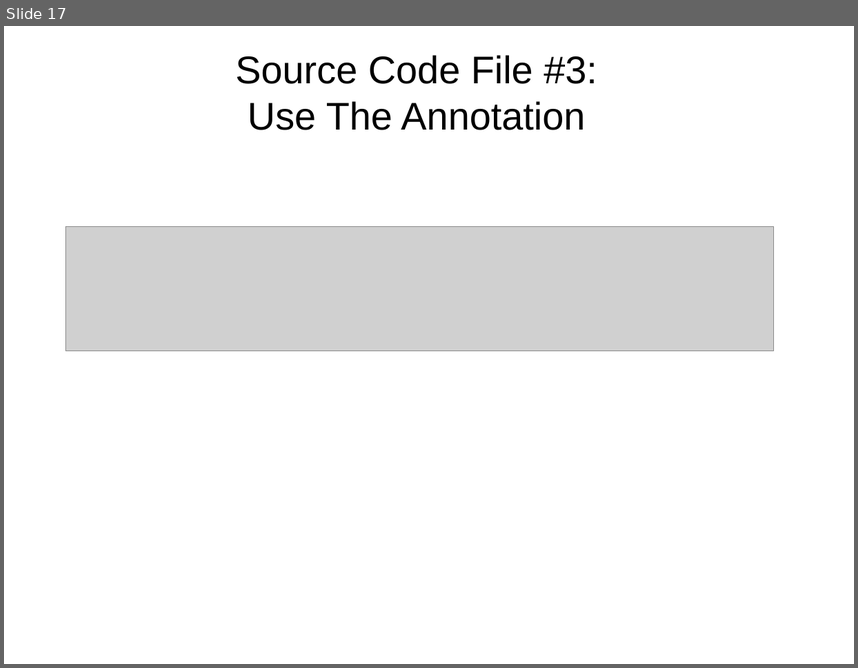
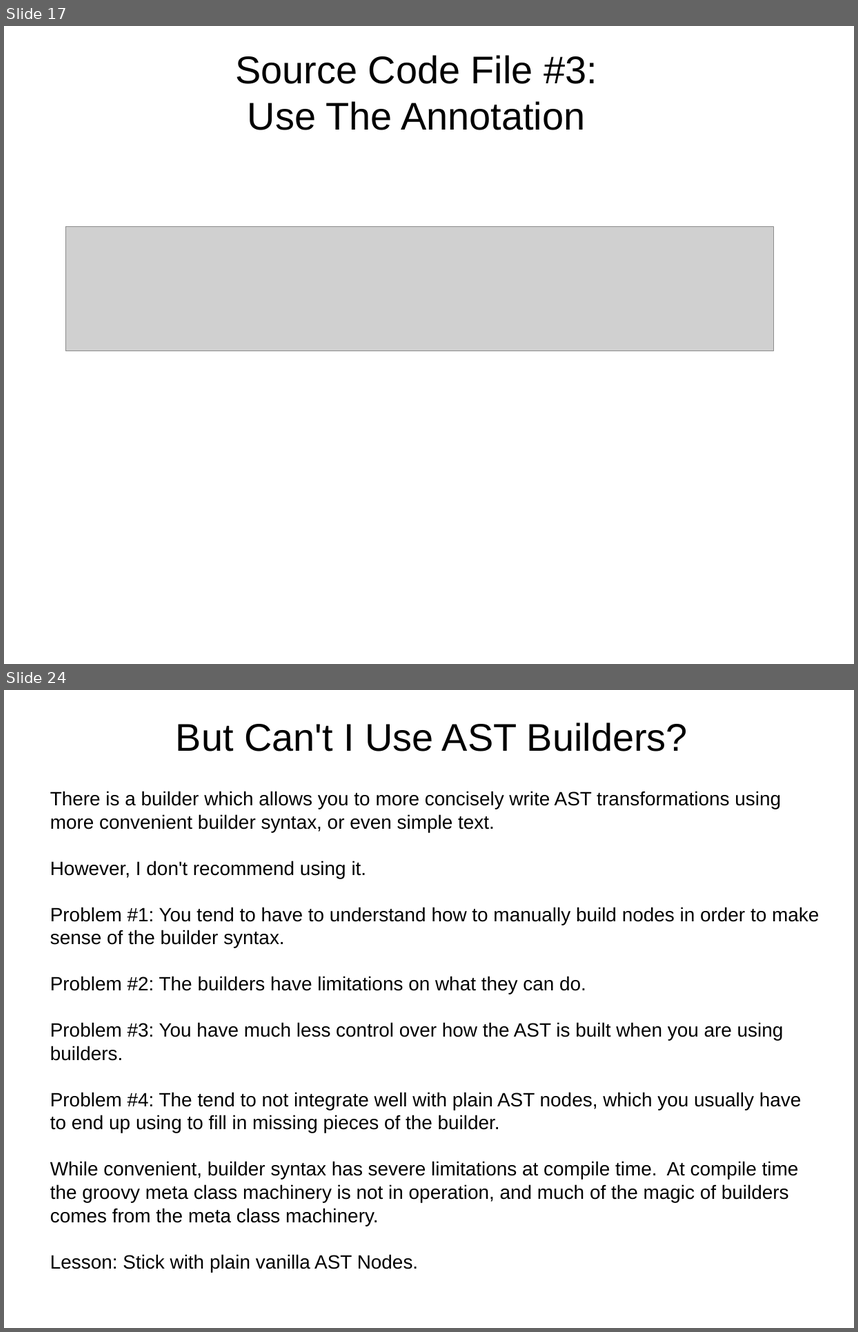
Before and after one commit to dwclark/AstTransformations, a slide deck: asttransformations.odp. Shown one above the other, each under a label of ours: slide 17 before the commit, slides 17 and 24 after it; the slides between them are not shown. The pictures are 858x668 and 858x1332 pixels, drawn with LibreOffice and Linux fonts; fonts in the diff are those of the drawing; grey boxes stand for pictures. Boxes give left, top, right and bottom in pixels: in the first picture for what was removed or moved away, otherwise in the second. Text is boxed around its words. In the diff, an @@ line names an element or a change of style, - is before the commit and + after.

```diff
--- a/asttransformations.odp
+++ b/asttransformations.odp
@@ slide 24 added at [4,690,854,1328], background #FFFFFF @@
@@ text added at [176,722,688,751], 36 pt, text #000000 @@
+But Can't I Use AST Builders?
@@ text added at [50,791,819,1225], 18 pt, text #000000 @@
+There is a builder which allows you to more concisely write AST transformations using more convenient builder syntax, or even simple text.
+However, I don't recommend using it.
+Problem #1: You tend to have to understand how to manually build nodes in order to make sense of the builder syntax.
+Problem #2: The builders have limitations on what they can do.
+Problem #3: You have much less control over how the AST is built when you are using builders.
+Problem #4: The tend to not integrate well with plain AST nodes, which you usually have to end up using to fill in missing pieces of the builder.
+While convenient, builder syntax has severe limitations at compile time. At compile time the groovy meta class machinery is not in operation, and much of the magic of builders comes from the meta class machinery.
+Lesson: Stick with plain vanilla AST Nodes.
```
Also in this commit, not shown: 7 other slides added, 1 other file.
